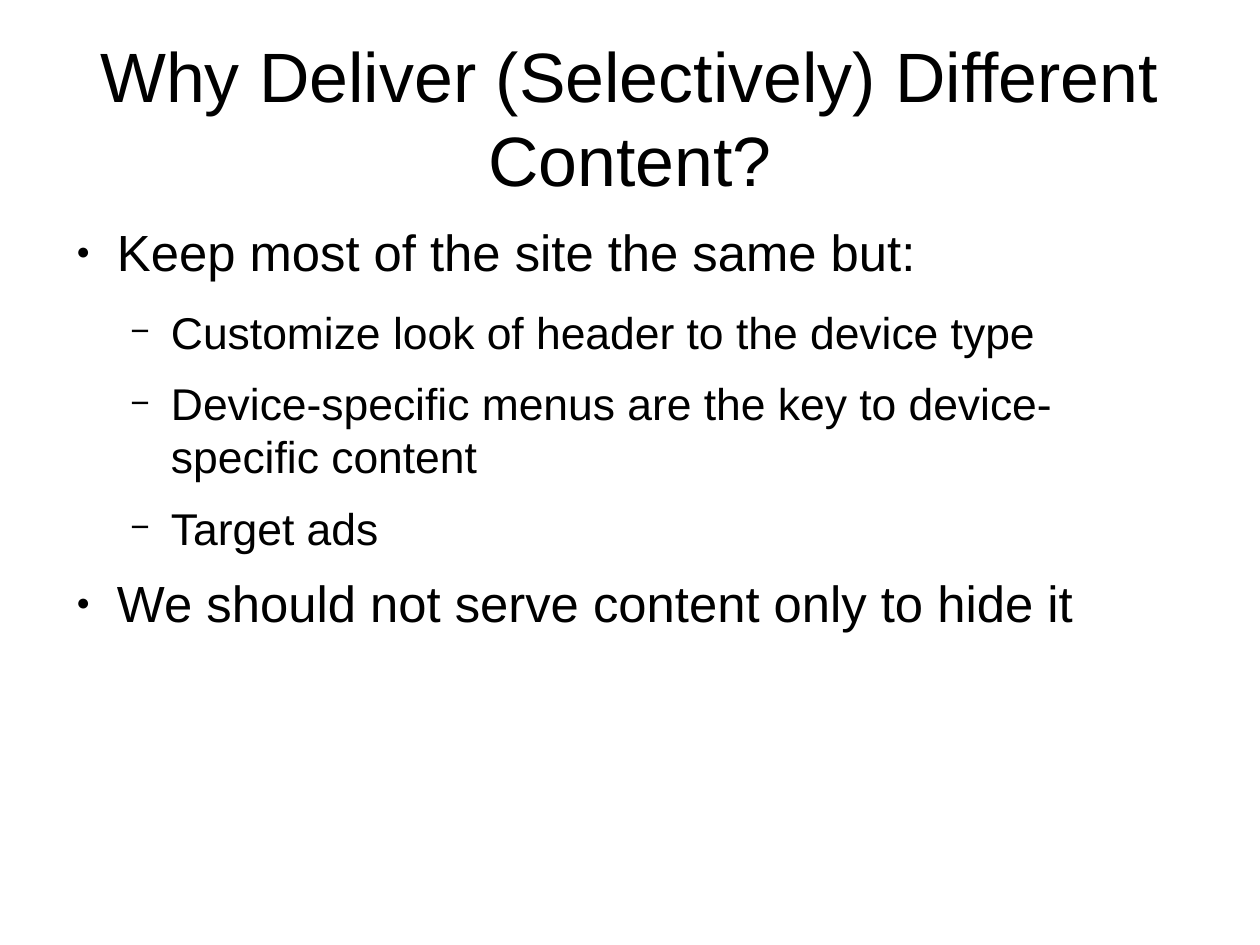
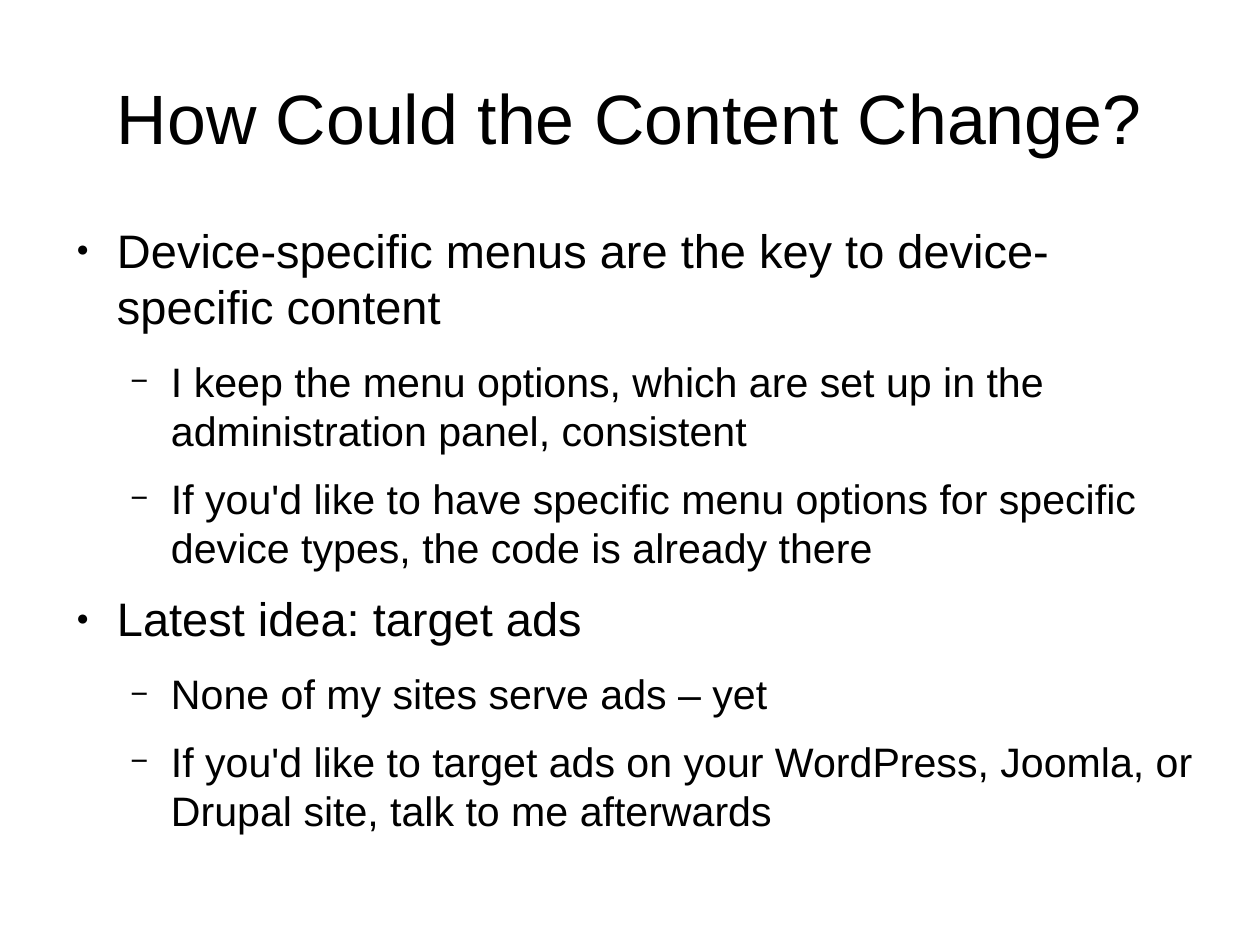
Before and after one commit to tomwhartung/jmws_accoutrements, a slide deck: slide 10 of presentations/2016_04-AWD_in_PHP_CMSes/AWD_in_PHP_CMSes-slides.odp (slide 9 before the commit). Drawn at 1260x945 pixels with LibreOffice and Linux fonts; fonts in the diff are those of the drawing. Boxes give left, top, right and bottom in pixels: in the first picture for what was removed or moved away, otherwise in the second. Text is boxed around its words. In the diff, an @@ line names an element or a change of style, - is before the commit and + after.

```diff
--- a/presentations/2016_04-AWD_in_PHP_CMSes/AWD_in_PHP_CMSes-slides.odp
+++ b/presentations/2016_04-AWD_in_PHP_CMSes/AWD_in_PHP_CMSes-slides.odp
@@ title at [117,93,1141,157]: text changed @@
-Why Deliver (Selectively) Different Content?
+How Could the Content Change?
@@ text at [117,234,1035,358]: paragraphs removed @@
-● Keep most of the site the same but:
-  − Customize look of header to the device type
@@ text at [117,234,1048,333]: size 28 to 29.6 pt in "Device-specific menus are the key to device-specific ..."; bullet − to ●; list level 2 to 1 in "Device-specific menus are the key ..." @@
@@ text at [117,367,1193,785]: text changed; size 32 to 25.9 pt @@
-  − Target ads
-● We should not serve content only to hide it
+  − I keep the menu options, which are set up in the administration panel, consistent
+  − If you'd like to have specific menu options for specific device types, the code is already there
+● Latest idea: target ads
+  − None of my sites serve ads – yet
+  − If you'd like to target ads on your WordPress, Joomla, or Drupal site, talk to me afterwards
```
Also in this commit, not shown: 1 other slide changed, 1 slide added.
